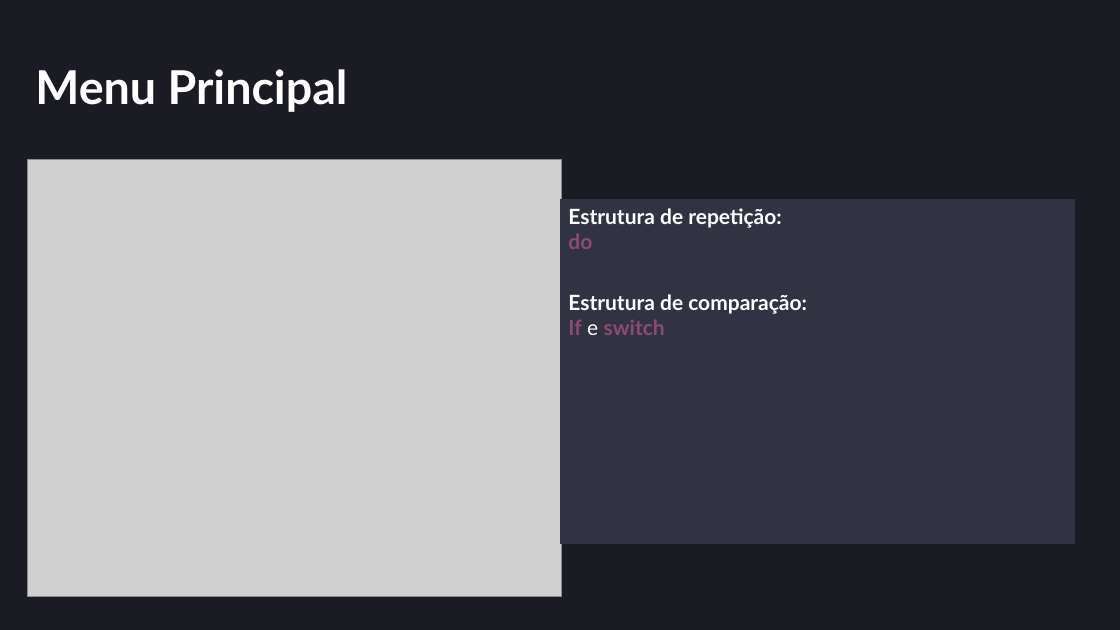
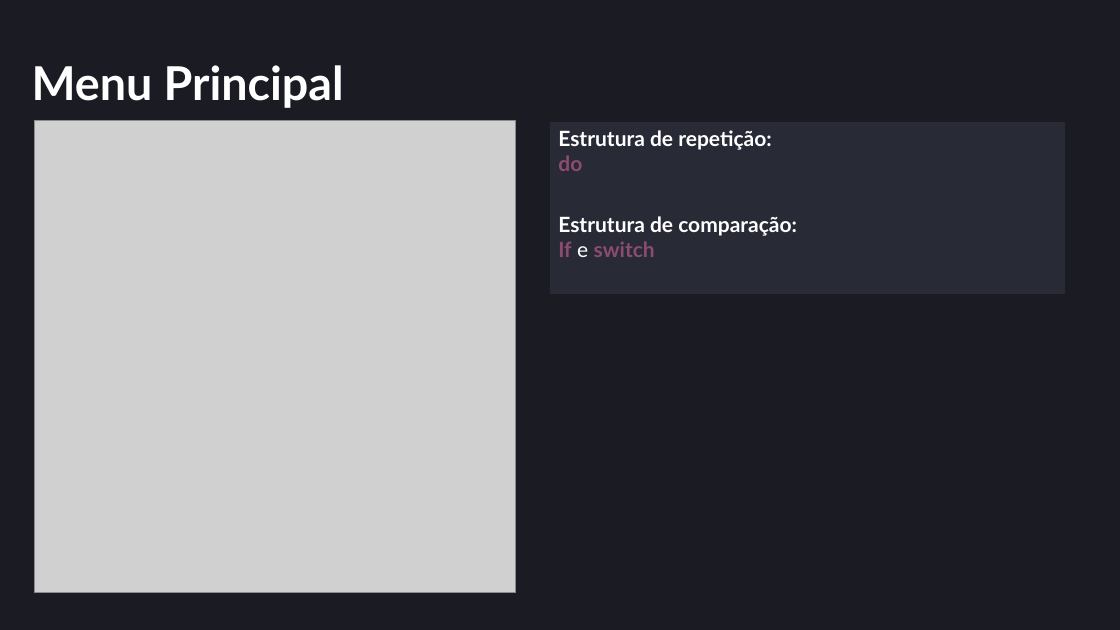
Before and after one commit to Alexson-Felipe/senai, a slide deck: slide 2 of Trabalho/Trabalho delivery.pptx. Drawn at 1120x630 pixels with LibreOffice and Linux fonts; fonts in the diff are those of the drawing; grey boxes stand for pictures. Boxes give left, top, right and bottom in pixels: in the first picture for what was removed or moved away, otherwise in the second. Text is boxed around its words. In the diff, an @@ line names an element or a change of style, - is before the commit and + after.

```diff
--- a/Trabalho/Trabalho delivery.pptx
+++ b/Trabalho/Trabalho delivery.pptx
@@ title "Menu Principal": place and size @@
-title "Menu Principal" at <box>35,69,348,112</box>
+title "Menu Principal" at <box>32,65,344,108</box>
@@ picture: place and size @@
-picture at <box>27,160,562,597</box>
+picture at <box>34,120,515,593</box>
@@ table at <box>550,122,1066,294</box> @@
-row 3: 
-row 4: 
@@ table: place and size @@
-table at <box>560,199,1076,544</box>
+table at <box>550,122,1066,294</box>
```
Also in this commit, not shown: 2 other slides changed, 2 slides added, 1 other file.
